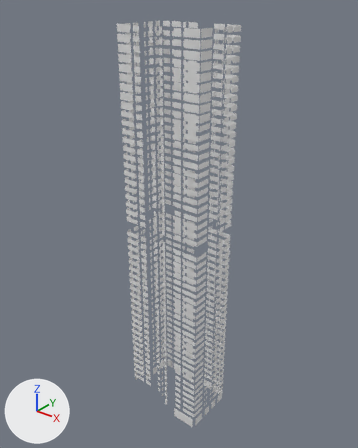
What one commit did to the FBX model cs2-kit/projects/exllu-103/output/import_test_no_glass/HighriseTower103_L1_5x4/HighriseTower103_L1_5x4_LOD1_Win.fbx.
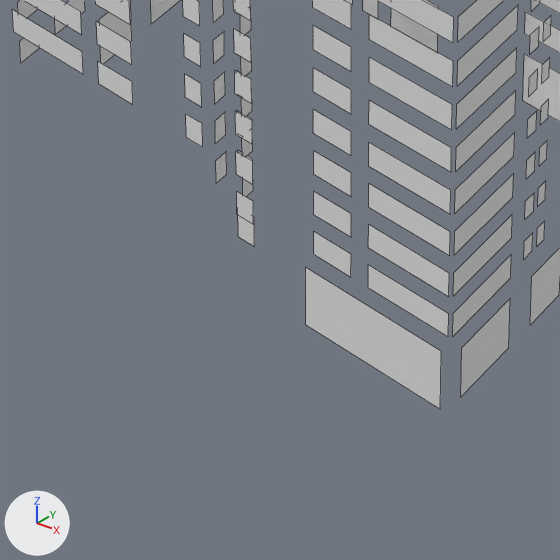
Each version is shown whole from a 50 mm lens placed at (100.8, -124.0, 160.0), pointed at (-1.7, 4.1, 80.6), then close up on the part from 37% to 58% of the width and 83% to 100% of the height. The lights are fixed; the arrows at lower left show +X, +Y and +Z. The older version's two pictures come first. The close-ups show mesh edges as thin lines. Where no turn or scale is listed for an object, it has been applied to the vertices.

Objects in the first close-up: 'HighriseTower103_L1_5x4_LOD1_Win'.
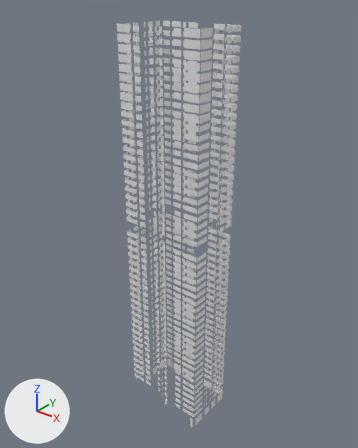
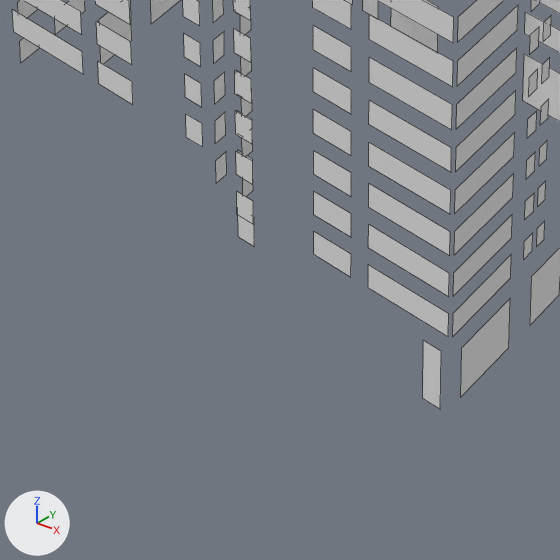
Diff of the bpy script that builds the scene:
```diff
--- a/cs2-kit/projects/exllu-103/output/import_test_no_glass/HighriseTower103_L1_5x4/HighriseTower103_L1_5x4_LOD1_Win.fbx.py
+++ b/cs2-kit/projects/exllu-103/output/import_test_no_glass/HighriseTower103_L1_5x4/HighriseTower103_L1_5x4_LOD1_Win.fbx.py
@@ me_highrisetower103_l1_5x4_lod1_win @@
 me_highrisetower103_l1_5x4_lod1_win.from_pydata(...)  # 5616 vertices, 1404 faces; spans x -16.0..16.0, y -9.0..12.4, z 0.3..149.0
 # used by ob_highrisetower103_l1_5x4_lod1_win; location = (0.0, 0.0, 0.0)
-me_highrisetower103_l1_5x4_lod1_win.vertices[0].co = (6.0, -8.6, 0.3)  # pixel (305, 324)
-me_highrisetower103_l1_5x4_lod1_win.vertices[3].co = (6.0, -8.6, 4.6)  # pixel (305, 267)
+# me_highrisetower103_l1_5x4_lod1_win part 1
+me_highrisetower103_l1_5x4_lod1_win.vertices[0].co = (14.2, -8.6, 0.3)  # pixel (422, 398)
+me_highrisetower103_l1_5x4_lod1_win.vertices[3].co = (14.2, -8.6, 4.6)  # pixel (423, 340)
```

What differs and where, as boxes (x1, y1, x2, y2) in the close-ups (560 x 560 px; the box of a moved part takes in the faces that stretch with it):
part 1 of me_highrisetower103_l1_5x4_lod1_win, moved or reshaped: before (306, 268, 441, 409); after (423, 340, 441, 409)
